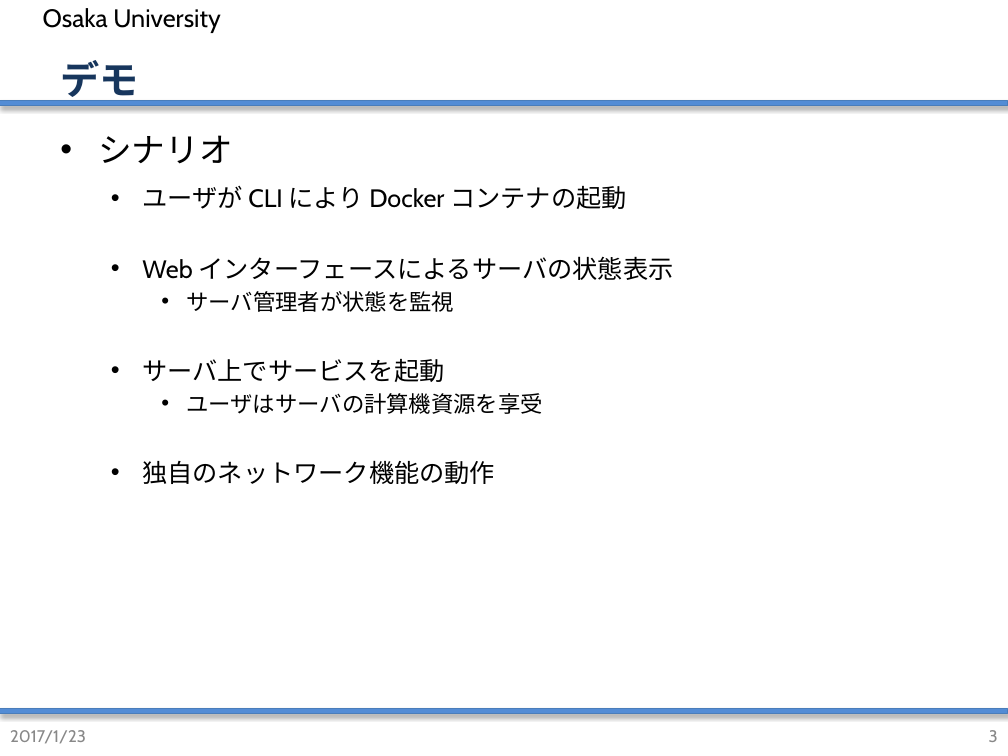
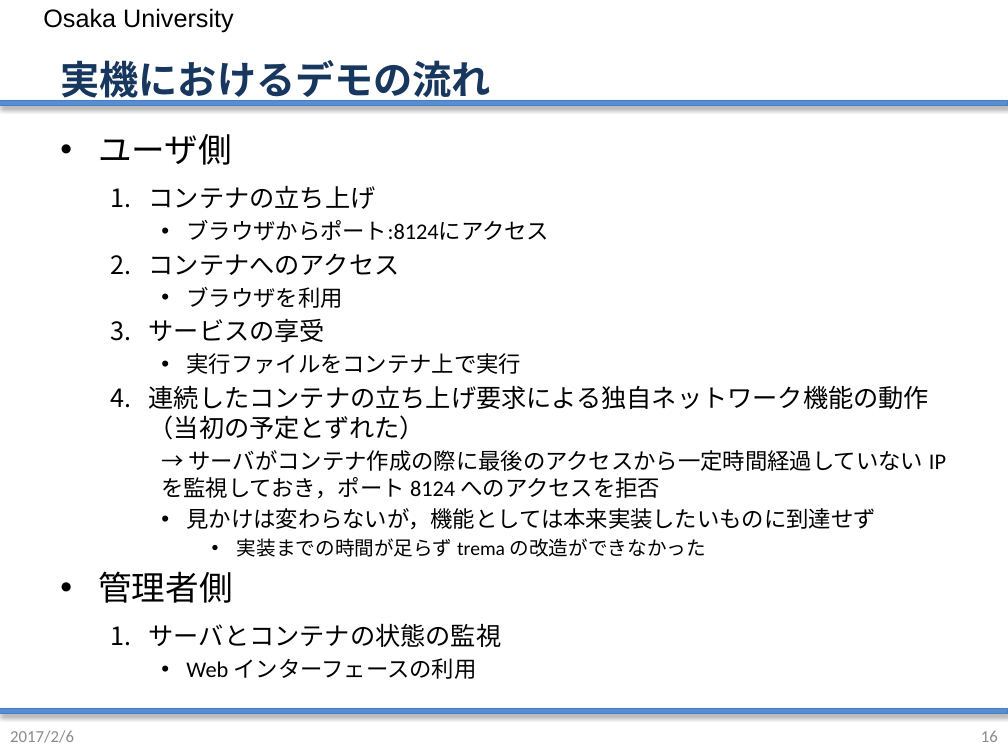
Before and after one commit to handai-trema/IaaS-namn, a slide deck: slide 16 of web/team-namnネットワーク演習最終課題.pptx (slide 3 before the commit). Drawn at 1008x756 pixels with LibreOffice and Linux fonts; fonts in the diff are those of the drawing; background and template pictures are left out. Boxes give left, top, right and bottom in pixels: in the first picture for what was removed or moved away, otherwise in the second. Text is boxed around its words. In the diff, an @@ line names an element or a change of style, - is before the commit and + after.

```diff
--- a/web/team-namnネットワーク演習最終課題.pptx
+++ b/web/team-namnネットワーク演習最終課題.pptx
@@ text "Osaka University" at bbox=[43, 8, 234, 33]: font Cabin to Arial; indent changed; more space between paragraphs @@
@@ title at bbox=[60, 60, 491, 105]: text changed; font Cabin to Calibri; text colour #17365D to #17375E @@
-デモ
+実機におけるデモの流れ
@@ text at bbox=[98, 134, 946, 679]: text changed; size 18 to 16 pt; font Cabin to Calibri @@
-• シナリオ
-  • ユーザが CLI により Docker コンテナの起動
-  • Web インターフェースによるサーバの状態表示
-    • サーバ管理者が状態を監視
-  • サーバ上でサービスを起動
-    • ユーザはサーバの計算機資源を享受
-  • 独自のネットワーク機能の動作
+• ユーザ側
+  1. コンテナの立ち上げ
+    • ブラウザからポート:8124にアクセス
+  2. コンテナへのアクセス
+    • ブラウザを利用
+  3. サービスの享受
+    • 実行ファイルをコンテナ上で実行
+  4. 連続したコンテナの立ち上げ要求による独自ネットワーク機能の動作（当初の予定とずれた）
+    → サーバがコンテナ作成の際に最後のアクセスから一定時間経過していない IP を監視しておき，ポート 8124 へのアクセスを拒否
+    • 見かけは変わらないが，機能としては本来実装したいものに到達せず
+      • 実装までの時間が足らず trema の改造ができなかった
+• 管理者側
+  1. サーバとコンテナの状態の監視
+    • Web インターフェースの利用
@@ text at bbox=[10, 730, 74, 743]: text changed; font Cabin to Calibri; text colour #888888 to #8C8C8C @@
-2017/1/23
+2017/2/6
@@ page number at bbox=[981, 731, 998, 742]: text changed; font Cabin to Calibri; text colour #888888 to #8C8C8C @@
-3
+16
```
Also in this commit, not shown: 10 other slides changed, 6 slides added, 4 slides removed, 1 other file.
